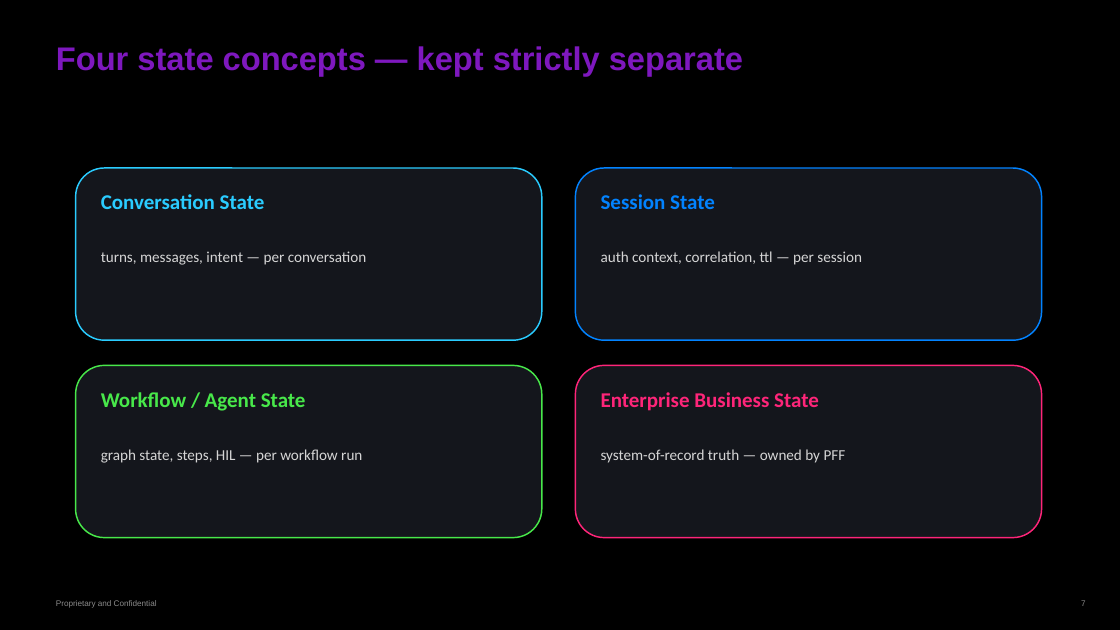
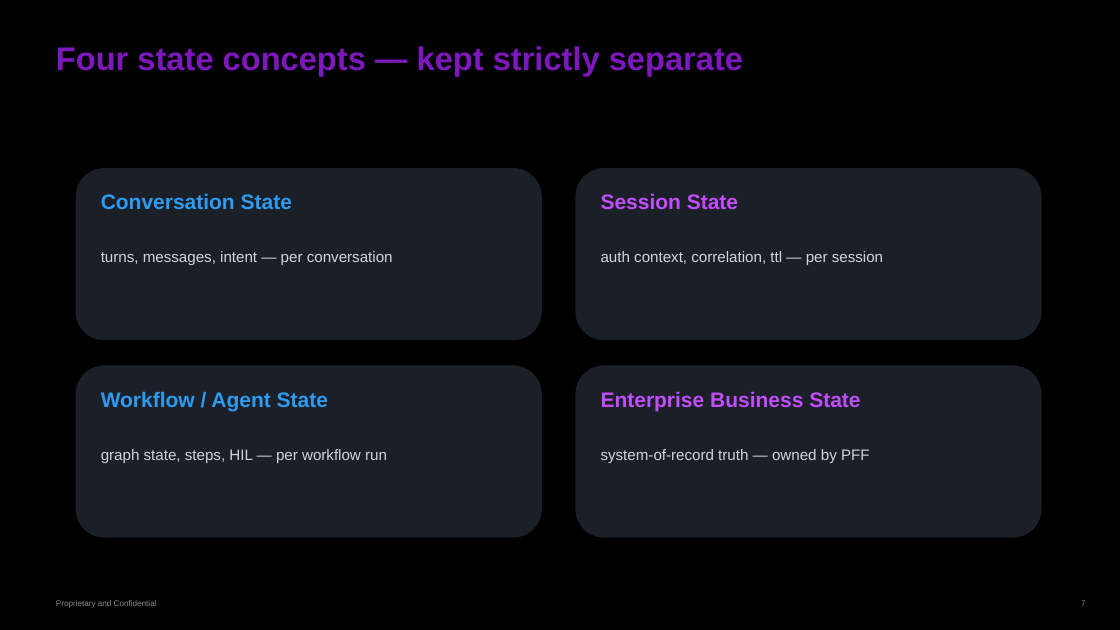
Before and after one commit to gobimca87/PF-FT, a slide deck: slide 7 of docs/PPT/00-overview.pptx. Drawn at 1120x630 pixels with LibreOffice and Linux fonts; fonts in the diff are those of the drawing; background and template pictures are left out. Boxes give left, top, right and bottom in pixels: in the first picture for what was removed or moved away, otherwise in the second. Text is boxed around its words. In the diff, an @@ line names an element or a change of style, - is before the commit and + after.

```diff
--- a/docs/PPT/00-overview.pptx
+++ b/docs/PPT/00-overview.pptx
@@ rounded rectangle at <box>76,168,542,340</box>: fill #14161C to #1B1F27; outline #2ACCFF 1.25 pt to none @@
@@ rounded rectangle at <box>576,168,1042,340</box>: fill #14161C to #1B1F27; outline #0283FF 1.25 pt to none @@
@@ text "Conversation State" at <box>101,193,292,209</box>: font Calibri to Arial, text colour #2ACCFF to #2E9BF0 @@
@@ text "Session State" at <box>601,193,738,210</box>: font Calibri to Arial, text colour #0283FF to #C24DFF @@
@@ rounded rectangle at <box>76,365,542,538</box>: fill #14161C to #1B1F27; outline #48E84A 1.25 pt to none @@
@@ text "Workflow / Agent State" at <box>101,391,328,411</box>: font Calibri to Arial, text colour #48E84A to #2E9BF0 @@
@@ rounded rectangle at <box>576,365,1042,538</box>: fill #14161C to #1B1F27; outline #FE2579 1.25 pt to none @@
@@ text "Enterprise Business State" at <box>601,391,860,411</box>: font Calibri to Arial, text colour #FE2579 to #C24DFF @@
@@ font Calibri to Arial, text colour #D5D5D5 to #CFD3DA in 4 elements at <box>101,251,393,265</box>, <box>601,251,883,265</box>, <box>101,449,387,463</box>, <box>601,449,870,463</box> @@
```
Also in this commit, not shown: 11 other slides changed, 3 other files.
